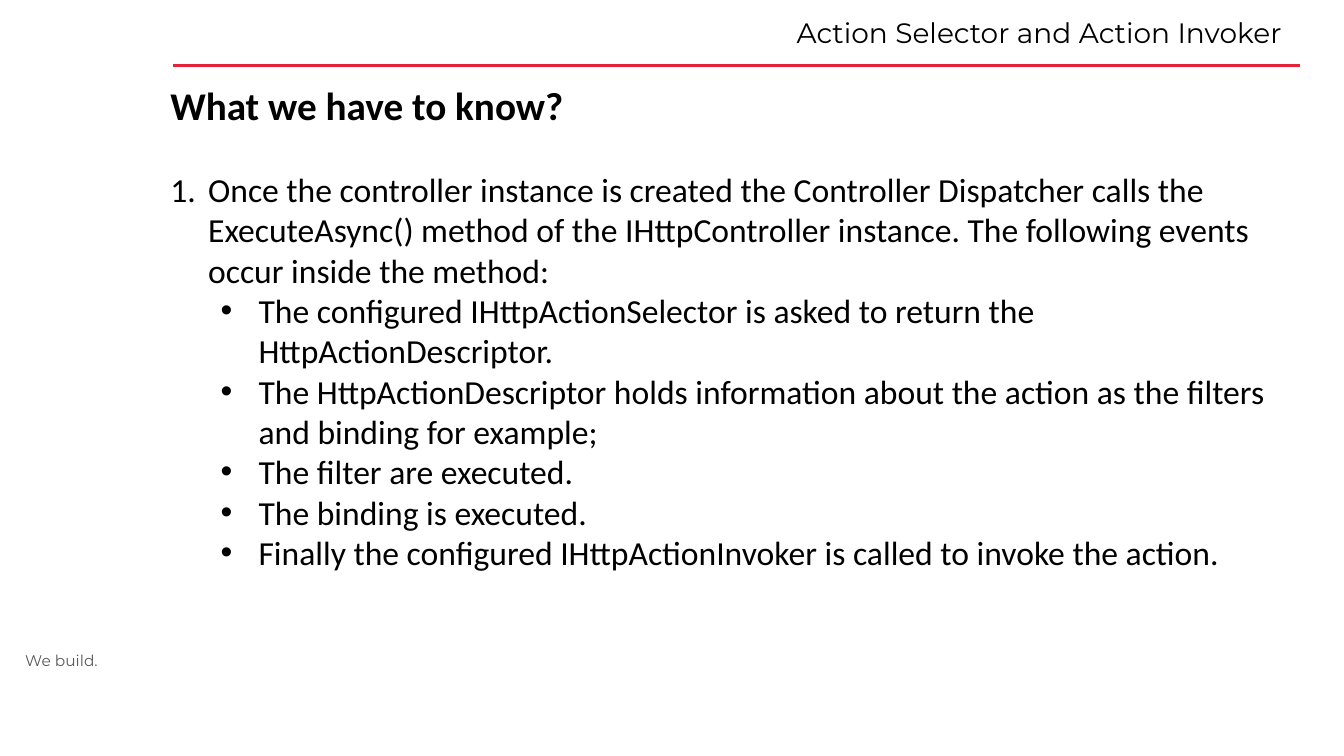
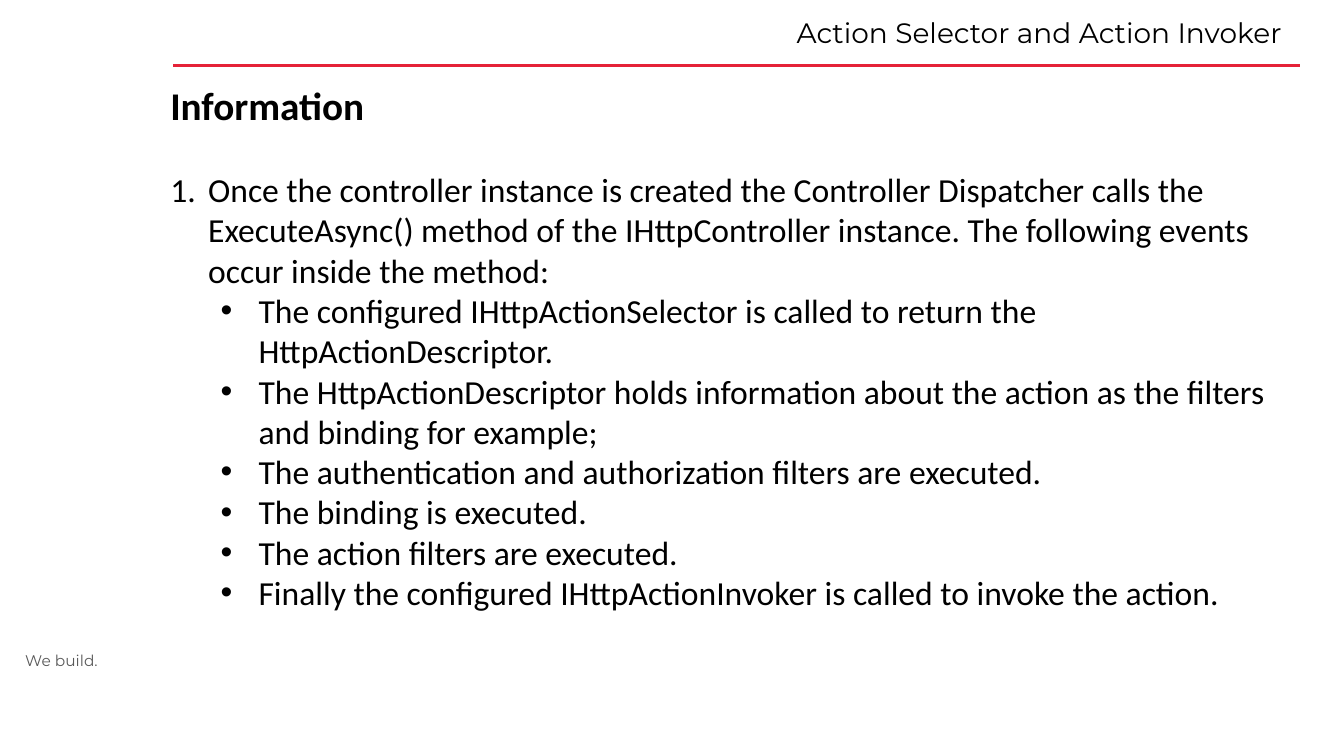
Before and after one commit to VladimirDimov/Learning, a slide deck: slide 12 of ASP_ExtensionPoints/Presentation/WebAPI.pptx. Drawn at 1344x756 pixels with LibreOffice and Linux fonts; fonts in the diff are those of the drawing; background and template pictures are left out. Boxes give left, top, right and bottom in pixels: in the first picture for what was removed or moved away, otherwise in the second. Text is boxed around its words. In the diff, an @@ line names an element or a change of style, - is before the commit and + after.

```diff
--- a/ASP_ExtensionPoints/Presentation/WebAPI.pptx
+++ b/ASP_ExtensionPoints/Presentation/WebAPI.pptx
@@ text at bbox=[170, 92, 364, 121]: text changed @@
-What we have to know?
+Information
@@ text at bbox=[259, 299, 1037, 369]: text changed @@
-  • The configured IHttpActionSelector is asked to return the HttpActionDescriptor.
+  • The configured IHttpActionSelector is called to return the HttpActionDescriptor.
@@ text at bbox=[259, 460, 1041, 485]: text changed @@
-  • The filter are executed.
+  • The authentication and authorization filters are executed.
@@ text at bbox=[259, 541, 677, 566]: paragraph added @@
+  • The action filters are executed.
```
Also in this commit, not shown: 4 other slides changed, 36 other files.
